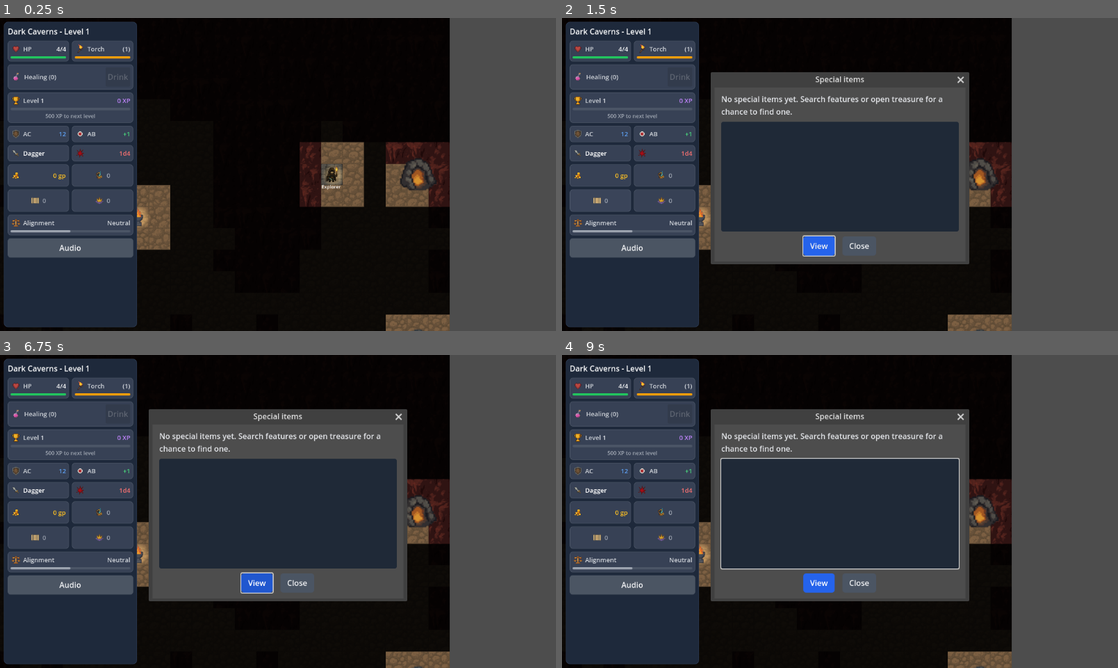
Above: before the commit, frames 1-4 (two rows, left to right).
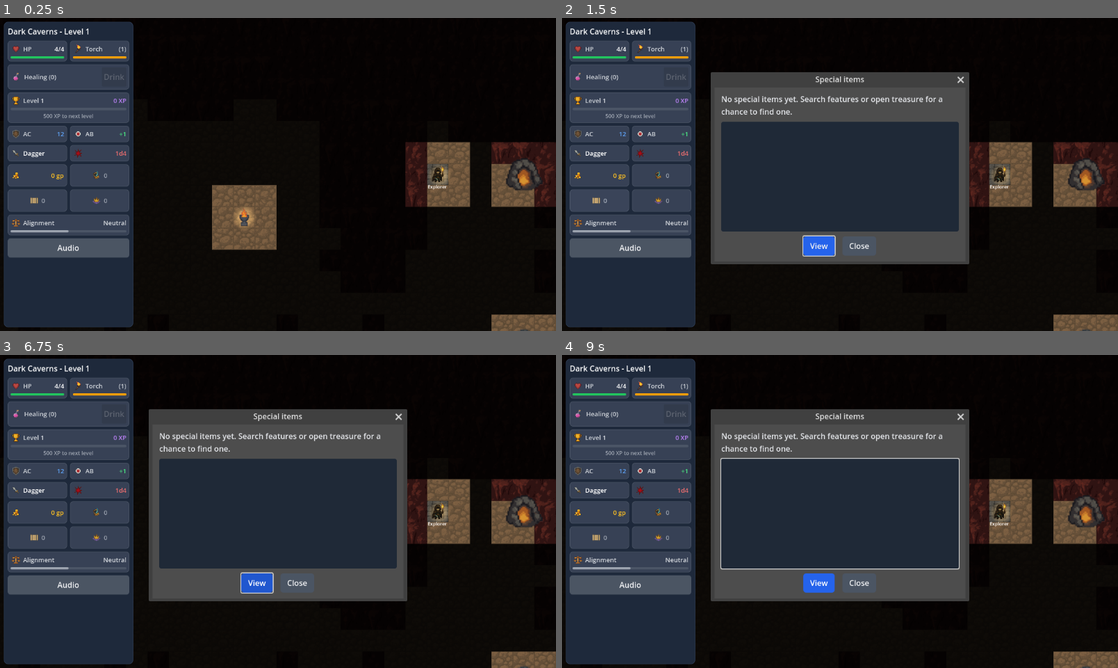
Above: after the commit, the same moments.

Repository: bzawad/dungeoneers
Game: Godot game, scene res://Main.tscn
Two runs of this game, one before a commit and one after it. Both use one fixed random seed, a clock stepped at 60 frames per second and the inputs below.
Inputs (mouse positions are in pixels of both pictures, inside the frame that each line leads up to):
- Up to frame 1 (0.25 s): no input
- Up to frame 2 (1.5 s): click (662, 174) at 0.52 s; click (600, 199) at 1.27 s
- Up to frame 3 (6.75 s): click (100, 536) at 2.02 s; click "Audio" at 2.75 s; click "View" at 3.5 s; tap Enter at 4.25, 5.75 s; move the mouse to (400, 495) at 4.27 s; hold D 4.28-5.03 s; click (400, 495) at 4.42 s; tap Space at 5, 6.5 s; move the mouse to (166, 527) at 5.02 s; hold S 5.03-5.78 s; move the mouse to (333, 442) at 5.77 s; hold D 5.78-6.53 s; move the mouse to (250, 574) at 6.52 s; hold W from 6.53 s (still down); click (250, 574) at 6.67 s
- Up to frame 4 (9 s): tap Enter at 7.25 s; move the mouse to (1006, 558) at 7.27 s; release W at 7.28 s; hold A 7.28-8.78 s; tap Space at 8 s; move the mouse to (673, 464) at 8.02 s; move the mouse to (867, 511) at 8.77 s; hold S from 8.78 s (still down); click (867, 511) at 8.92 s

The runs differ from the first frame. In frame 1, 29% of the frame differs, in the area x 5-100%, y 0-100%; in frame 2, 23%; in frame 3, 23%; in frame 4, 23%.

Commit message:
Clamping

Diff:
--- a/dungeon/ui/dungeon_grid_view.gd
+++ b/dungeon/ui/dungeon_grid_view.gd
@@ -79,6 +79,11 @@
 ## Cell the Explorer-style viewport is centered on (re-clamped on window resize).
 var _camera_focus_cell: Vector2i = Vector2i.ZERO
 var _follow_local_camera: bool = false
+## Viewport pixels: map must not scroll into this strip (e.g. HUD sidebar on the left).
+var _play_inset_left: float = 0.0
+var _play_inset_top: float = 0.0
+var _play_inset_right: float = 0.0
+var _play_inset_bottom: float = 0.0
 
 var _hover_polish_enabled: bool = true
 var _hover_root: Node2D
@@ -99,6 +104,30 @@
 
 func set_guards_hostile(hostile: bool) -> void:
 	_guards_hostile = hostile
+
+
+## Play rectangle in viewport pixels: map edges clamp to screen minus these insets (see `dungeon_session.gd`).
+func set_play_area_insets(left: float, top: float, right: float, bottom: float) -> void:
+	var nl := maxf(0.0, left)
+	var nt := maxf(0.0, top)
+	var nr := maxf(0.0, right)
+	var nb := maxf(0.0, bottom)
+	if (
+		absf(nl - _play_inset_left) < 1e-3
+		and absf(nt - _play_inset_top) < 1e-3
+		and absf(nr - _play_inset_right) < 1e-3
+		and absf(nb - _play_inset_bottom) < 1e-3
+	):
+		return
+	_play_inset_left = nl
+	_play_inset_top = nt
+	_play_inset_right = nr
+	_play_inset_bottom = nb
+	if _camera_for_fit != null and is_instance_valid(_camera_for_fit):
+		## Do not snap position while following the local marker — `_ensure_stats_hud` can run every
+		## stats tick and was calling here each time, fighting `_smooth_camera_follow` (map jump,
+		## sprite appears to rubber-band toward center).
+		_fit_camera(_camera_for_fit, not _follow_local_camera)
 
 
 func apply_secret_doors_snapshot(cells: PackedVector2Array) -> void:
@@ -243,7 +272,13 @@
 
 	_build_cell_labels(grid)
 
-	_camera_world_center = _explorer_clamped_view_center_world(_camera_focus_cell)
+	var vp0 := get_viewport()
+	var vs0: Vector2 = vp0.get_visible_rect().size if vp0 != null else Vector2(1152.0, 648.0)
+	var fit0 := _camera_fit_internal(vs0, _cell_center_world(_camera_focus_cell))
+	if fit0.is_empty():
+		_camera_world_center = _cell_center_world(_camera_focus_cell)
+	else:
+		_camera_world_center = fit0["position"] as Vector2
 	var cam := Camera2D.new()
 	cam.name = "DungeonCamera"
 	cam.position = _camera_world_center
@@ -1121,32 +1156,79 @@
 	return Vector2i(mini(cap.x, DungeonGrid.MAP_WIDTH), mini(cap.y, DungeonGrid.MAP_HEIGHT))
 
 
-func _explorer_clamped_view_center_for_point(focus_world: Vector2) -> Vector2:
+func _clamp_camera_center_for_play_rect(
+	focus_world: Vector2, z: float, vs: Vector2, map_w: float, map_h: float
+) -> Vector2:
+	var L := _play_inset_left
+	var T := _play_inset_top
+	var R := _play_inset_right
+	var B := _play_inset_bottom
+	var eff_w: float = vs.x - L - R
+	var eff_h: float = vs.y - T - B
+	var use_l := L
+	var use_t := T
+	var use_r := R
+	var use_b := B
+	if eff_w < 2.0:
+		eff_w = vs.x
+		use_l = 0.0
+		use_r = 0.0
+	if eff_h < 2.0:
+		eff_h = vs.y
+		use_t = 0.0
+		use_b = 0.0
+	var p := focus_world
+	## Always derive bounds from the same formulas; avoid a separate `map_w <= eff_w/z` branch.
+	## That branch flipped near equality (float noise) and jumped between `map_w * 0.5` and
+	## `clampf`, which felt like map/player jitter. When `xmax - xmin` is ~0, use the unique
+	## camera position (midpoint); `map_w * 0.5` is wrong for asymmetric left/right insets.
+	var xmin: float = (vs.x * 0.5 - use_l) / z
+	var xmax: float = map_w - (vs.x * 0.5 - use_r) / z
+	var span_x: float = xmax - xmin
+	var cx: float
+	if span_x <= 1e-3:
+		cx = (xmin + xmax) * 0.5
+	else:
+		cx = clampf(p.x, xmin, xmax)
+	var ymin: float = (vs.y * 0.5 - use_t) / z
+	var ymax: float = map_h - (vs.y * 0.5 - use_b) / z
+	var span_y: float = ymax - ymin
+	var cy: float
+	if span_y <= 1e-3:
+		cy = (ymin + ymax) * 0.5
+	else:
+		cy = clampf(p.y, ymin, ymax)
+	return Vector2(cx, cy)
+
+
+func _explorer_clamped_view_center_world(focus_cell: Vector2i) -> Vector2:
 	var vp := get_viewport()
-	var vw_px := EXPLORER_VIEWPORT_BREAKPOINT_PX
-	if vp != null:
-		vw_px = int(vp.get_visible_rect().size.x)
-	var span := _explorer_visible_cell_span(vw_px)
+	var vs: Vector2 = vp.get_visible_rect().size if vp != null else Vector2(1152.0, 648.0)
+	var fit := _camera_fit_internal(vs, _cell_center_world(focus_cell))
+	if fit.is_empty():
+		return _cell_center_world(focus_cell)
+	return fit["position"] as Vector2
+
+
+func _camera_fit_internal(vs: Vector2, focus_world: Vector2) -> Dictionary:
+	if vs.x < 2.0 or vs.y < 2.0:
+		return {}
+	var eff_w: float = vs.x - _play_inset_left - _play_inset_right
+	var eff_h: float = vs.y - _play_inset_top - _play_inset_bottom
+	if eff_w < 2.0:
+		eff_w = vs.x
+	if eff_h < 2.0:
+		eff_h = vs.y
+	var span := _explorer_visible_cell_span(int(vs.x))
+	var vis_px := Vector2(float(span.x * _cell_px), float(span.y * _cell_px))
+	var z_fit: float = minf(eff_w / vis_px.x, eff_h / vis_px.y)
+	var z: float = clampf(
+		z_fit * MAP_CAMERA_ZOOM_BIAS, VIEWPORT_ZOOM_CLAMP_MIN, GAMA_STYLE_MAX_ZOOM
+	)
 	var map_w := float(DungeonGrid.MAP_WIDTH * _cell_px)
 	var map_h := float(DungeonGrid.MAP_HEIGHT * _cell_px)
-	var p := focus_world
-	var half_w := float(span.x * _cell_px) * 0.5
-	var half_h := float(span.y * _cell_px) * 0.5
-	var cx: float
-	var cy: float
-	if span.x >= DungeonGrid.MAP_WIDTH:
-		cx = map_w * 0.5
-	else:
-		cx = clampf(p.x, half_w, map_w - half_w)
-	if span.y >= DungeonGrid.MAP_HEIGHT:
-		cy = map_h * 0.5
-	else:
-		cy = clampf(p.y, half_h, map_h - half_h)
-	return Vector2(cx, cy)
-
-
-func _explorer_clamped_view_center_world(focus_cell: Vector2i) -> Vector2:
-	return _explorer_clamped_view_center_for_point(_cell_center_world(focus_cell))
+	var desired := _clamp_camera_center_for_play_rect(focus_world, z, vs, map_w, map_h)
+	return {"zoom": Vector2(z, z), "position": desired}
 
 
 func _compute_camera_fit(cam: Camera2D) -> Dictionary:
@@ -1165,14 +1247,7 @@
 			focus_world = _cell_center_world(_camera_focus_cell)
 	else:
 		focus_world = _cell_center_world(_camera_focus_cell)
-	var desired := _explorer_clamped_view_center_for_point(focus_world)
-	var span := _explorer_visible_cell_span(int(vs.x))
-	var vis_px := Vector2(float(span.x * _cell_px), float(span.y * _cell_px))
-	var z_fit: float = minf(vs.x / vis_px.x, vs.y / vis_px.y)
-	var z: float = clampf(
-		z_fit * MAP_CAMERA_ZOOM_BIAS, VIEWPORT_ZOOM_CLAMP_MIN, GAMA_STYLE_MAX_ZOOM
-	)
-	return {"zoom": Vector2(z, z), "position": desired}
+	return _camera_fit_internal(vs, focus_world)
 
 
 func _smooth_camera_follow(delta: float) -> void:
--- a/dungeon/ui/dungeon_session.gd
+++ b/dungeon/ui/dungeon_session.gd
@@ -21,6 +21,10 @@
 const MapLinkSystem := preload("res://dungeon/generator/map_link_system.gd")
 
 const _EXPLORER_IMG_DIR := "res://assets/explorer/images/"
+## Left stats column: must match `MarginContainer` offsets in `_ensure_stats_hud` and map camera play inset.
+const STATS_HUD_MARGIN_LEFT_PX := 8
+const STATS_SIDEBAR_CONTENT_WIDTH_PX := 256
+const STATS_HUD_PLAY_EDGE_PX := STATS_HUD_MARGIN_LEFT_PX + STATS_SIDEBAR_CONTENT_WIDTH_PX
 
 var last_seed: int = 0
 var _path_grid: Dictionary = {}
@@ -333,6 +337,7 @@
 	_last_weapon_name = str(st0.get("player_weapon", "Dagger"))
 	_last_weapon_damage_dice = str(st0.get("weapon_damage_dice", "1d4"))
 	_ensure_stats_hud()
+	_sync_map_play_area_insets()
 	_refresh_stats_hud_text()
 
 
@@ -455,6 +460,7 @@
 		if view.has_method("set_guards_hostile"):
 			view.set_guards_hostile(_hud_guards_hostile)
 		_ensure_stats_hud()
+		_sync_map_play_area_insets()
 		_refresh_stats_hud_text()
 
 
@@ -599,6 +605,7 @@
 		view.set_guards_hostile(_hud_guards_hostile)
 	_explorer_audio().start_wander_music_from_seed(seed_for_log)
 	_ensure_stats_hud()
+	_sync_map_play_area_insets()
 	_refresh_stats_hud_text()
 
 
@@ -3861,6 +3868,12 @@
 	_dispatch_pending_world_pickup_action(k0, c0)
 
 
+func _sync_map_play_area_insets() -> void:
+	if _grid_view == null or not _grid_view.has_method("set_play_area_insets"):
+		return
+	_grid_view.call("set_play_area_insets", float(STATS_HUD_PLAY_EDGE_PX), 0.0, 0.0, 0.0)
+
+
 func _ensure_stats_hud() -> void:
 	if _stats_sidebar != null:
 		return
@@ -3876,10 +3889,10 @@
 	var margin := MarginContainer.new()
 	margin.set_anchors_preset(Control.PRESET_LEFT_WIDE)
 	margin.anchor_right = 0.0
-	margin.offset_left = 8
+	margin.offset_left = float(STATS_HUD_MARGIN_LEFT_PX)
 	margin.offset_top = 8
 	margin.offset_bottom = -8
-	margin.offset_right = 8 + 276
+	margin.offset_right = float(STATS_HUD_MARGIN_LEFT_PX + STATS_SIDEBAR_CONTENT_WIDTH_PX)
 	margin.mouse_filter = Control.MOUSE_FILTER_IGNORE
 	_stats_hud_root.add_child(margin)
 
@@ -4537,6 +4550,7 @@
 	if _local_peer_id >= 0 and torch_burn_pct >= 0:
 		_last_peer_torch_burn[_local_peer_id] = torch_burn_pct
 	_ensure_stats_hud()
+	_sync_map_play_area_insets()
 	_refresh_stats_hud_text()
 	if _local_peer_id >= 0:
 		_refresh_cached_marker_for_peer(_local_peer_id)
